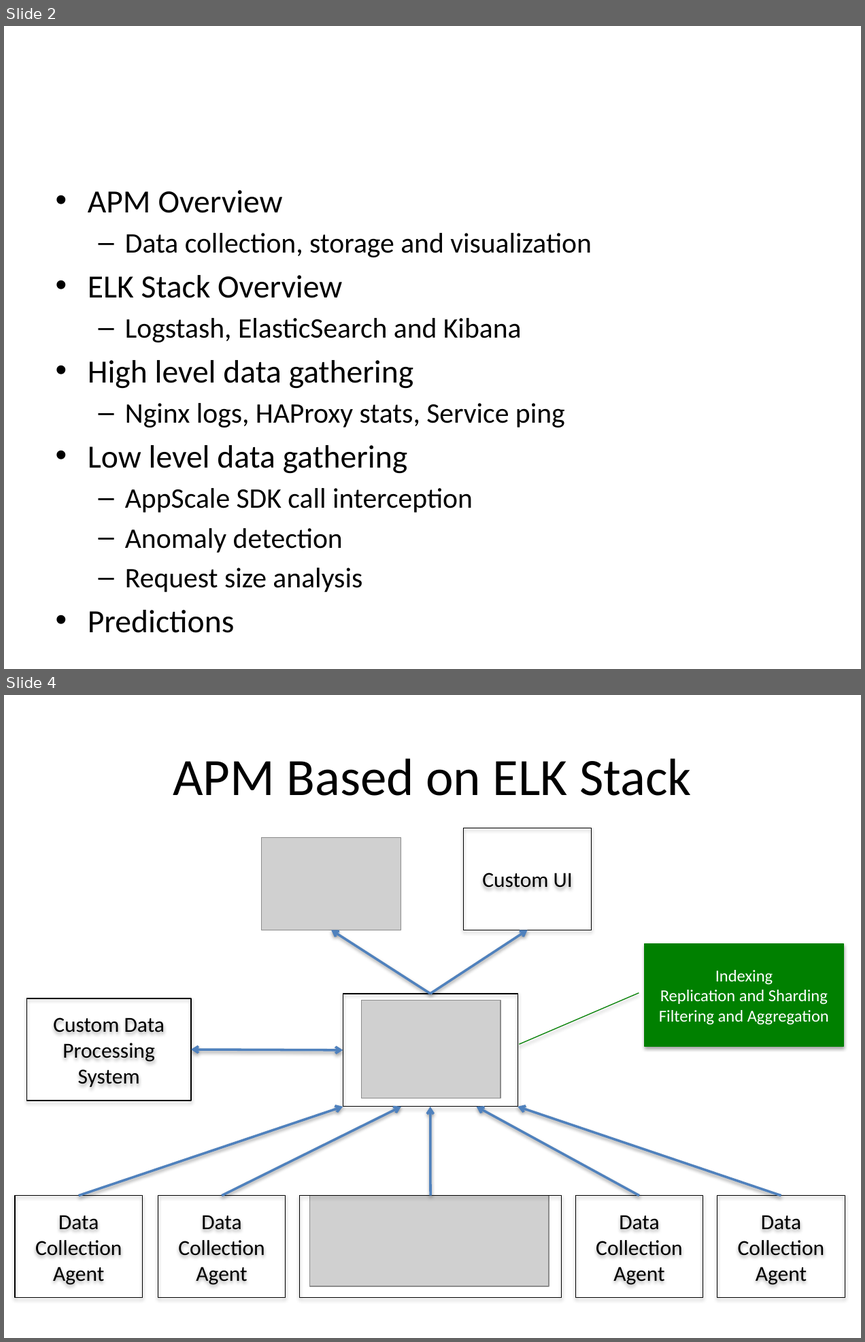
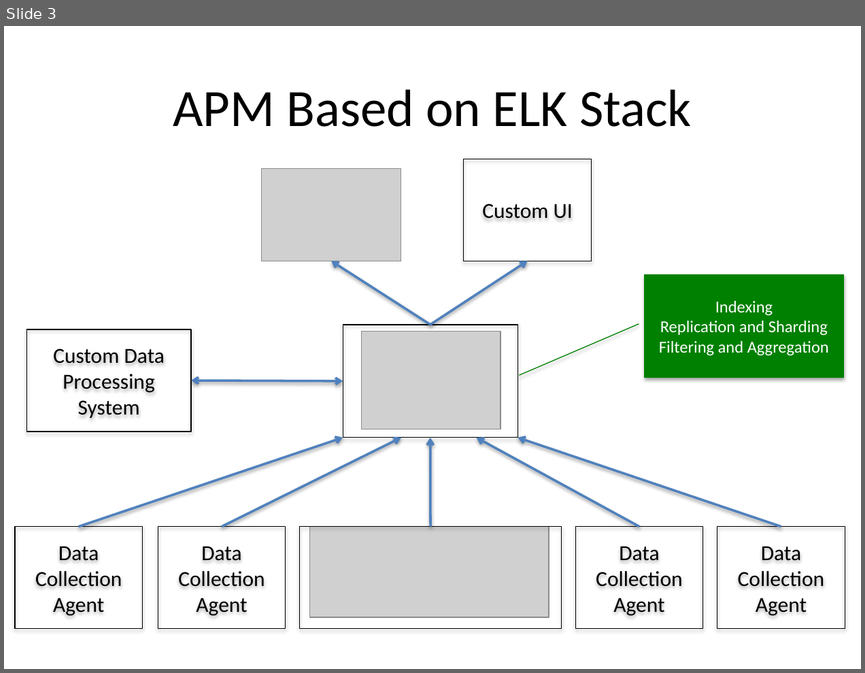
Before and after one commit to Dithn/eager-appscale, a slide deck: Eager/elk-experiment/Huawei_Presentation_1.pptx. Shown one above the other, each under a label of ours: slides 2 and 4 before the commit, slide 3 after it; the slides between them are not shown. The pictures are 865x1342 and 865x673 pixels, drawn with LibreOffice and Linux fonts; fonts in the diff are those of the drawing; grey boxes stand for pictures. Boxes give left, top, right and bottom in pixels: in the first picture for what was removed or moved away, otherwise in the second. Text is boxed around its words. In the diff, an @@ line names an element or a change of style, - is before the commit and + after.

```diff
--- a/Eager/elk-experiment/Huawei_Presentation_1.pptx
+++ b/Eager/elk-experiment/Huawei_Presentation_1.pptx
@@ slide 2 removed at [4,26,861,669], background #FFFFFF @@
@@ text removed at [88,190,592,592] @@
-• APM Overview
-  – Data collection, storage and visualization
-• ELK Stack Overview
-  – Logstash, ElasticSearch and Kibana
-• High level data gathering
-  – Nginx logs, HAProxy stats, Service ping
-• Low level data gathering
-  – AppScale SDK call interception
-  – Anomaly detection
-  – Request size analysis
-• Predictions
@@ what was slide 4 is now slide 3 @@
```
Also in this commit, not shown: 2 slides changed, 4 slides added, 1 other slide removed.
